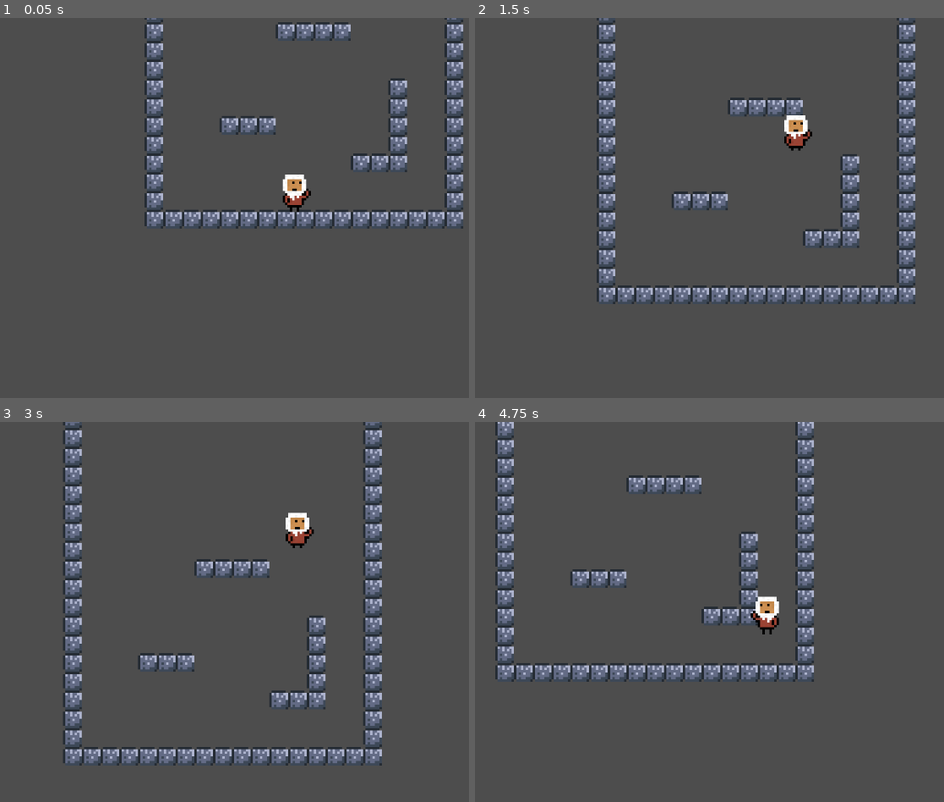
Above: before the commit, frames 1-4 (two rows, left to right).
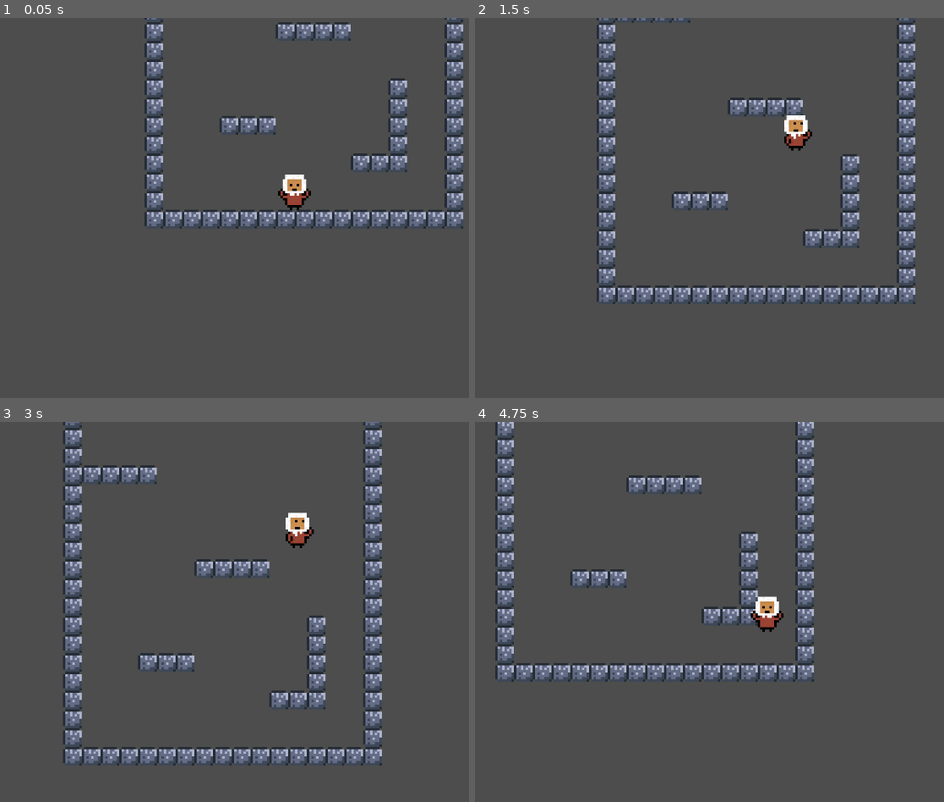
Above: after the commit, the same moments.

Repository: absmaa21/Icy_Jumper
Game: Godot game, scene res://scenes/prototype_world.tscn
The game is run twice, just before and just after one commit, with the same random seed, the same clock (stepped at 60 frames per second) and the same inputs.
Inputs:
- Up to frame 1 (0.05 s): no input
- Up to frame 2 (1.5 s): hold Space (jump) 0.53-1.28 s; hold D (right) from 0.53 s (still down); tap Space (jump) at 1.35 s
- Up to frame 3 (3 s): tap Space (jump) at 1.52, 1.82, 2.85 s; release D (right) at 2.03 s; hold A (left) 2.03-2.78 s; hold Space (jump) 2.03-2.78 s; hold D (right) from 2.78 s (still down)
- Up to frame 4 (4.75 s): tap Space (jump) at 3.02, 3.32, 4.35, 4.52 s; hold Space (jump) 3.53-4.28 s; release D (right) at 4.28 s; hold A (left) from 4.28 s (still down)

The runs differ from the first frame. In frame 1, 0.1% of the frame differs, in the area x 59-65%, y 42-52%; in frame 2, less than 0.1%; in frame 3, 0.6%, in the area x 17-34%, y 11-17%; in frame 4, 0.1%.

Commit message:
Add sounds/music/ambient
Sounds: Player jump & fall from high
Music: Cave Theme
Ambient: Water dripping & dungeon ambient

Diff:
--- /dev/null
+++ b/default_bus_layout.tres
@@ -0,0 +1,21 @@
+[gd_resource type="AudioBusLayout" format=3 uid="uid://bwnm60h74loia"]
+
+[resource]
+bus/1/name = &"Music"
+bus/1/solo = false
+bus/1/mute = false
+bus/1/bypass_fx = false
+bus/1/volume_db = -10.0741
+bus/1/send = &"Master"
+bus/2/name = &"Ambient"
+bus/2/solo = false
+bus/2/mute = false
+bus/2/bypass_fx = false
+bus/2/volume_db = -10.0741
+bus/2/send = &"Master"
+bus/3/name = &"Sound Effects"
+bus/3/solo = false
+bus/3/mute = false
+bus/3/bypass_fx = false
+bus/3/volume_db = -8.39965
+bus/3/send = &"Master"
--- a/scenes/player.tscn
+++ b/scenes/player.tscn
@@ -1,7 +1,9 @@
-[gd_scene load_steps=12 format=3 uid="uid://c2hmw8gdicq0n"]
+[gd_scene load_steps=15 format=3 uid="uid://c2hmw8gdicq0n"]
 
 [ext_resource type="Script" path="res://scripts/player.gd" id="1_ysyla"]
-[ext_resource type="Texture2D" uid="uid://ch8sopoeaatng" path="res://assets/sprites/mc-sheet.png" id="2_yeu3v"]
+[ext_resource type="Texture2D" uid="uid://ch8sopoeaatng" path="res://assets/sprites/MC-Sheet.png" id="2_yeu3v"]
+[ext_resource type="AudioStream" uid="uid://d2gfltf0f1hyd" path="res://assets/sounds/jump.wav" id="3_nrry2"]
+[ext_resource type="AudioStream" uid="uid://beku7q8hqayio" path="res://assets/sounds/fall.wav" id="4_a8t4q"]
 
 [sub_resource type="AtlasTexture" id="AtlasTexture_awl63"]
 atlas = ExtResource("2_yeu3v")
@@ -10,6 +12,10 @@
 [sub_resource type="AtlasTexture" id="AtlasTexture_kxulh"]
 atlas = ExtResource("2_yeu3v")
 region = Rect2(80, 0, 16, 16)
+
+[sub_resource type="AtlasTexture" id="AtlasTexture_doc5a"]
+atlas = ExtResource("2_yeu3v")
+region = Rect2(112, 0, 16, 16)
 
 [sub_resource type="AtlasTexture" id="AtlasTexture_3d4i5"]
 atlas = ExtResource("2_yeu3v")
@@ -51,6 +57,14 @@
 }, {
 "frames": [{
 "duration": 1.0,
+"texture": SubResource("AtlasTexture_doc5a")
+}],
+"loop": true,
+"name": &"fell_from_high",
+"speed": 5.0
+}, {
+"frames": [{
+"duration": 1.0,
 "texture": SubResource("AtlasTexture_3d4i5")
 }, {
 "duration": 1.0,
@@ -58,7 +72,7 @@
 }],
 "loop": true,
 "name": &"idle",
-"speed": 5.0
+"speed": 4.0
 }, {
 "frames": [{
 "duration": 1.0,
@@ -90,9 +104,26 @@
 [node name="AnimatedSprite2D" type="AnimatedSprite2D" parent="."]
 position = Vector2(0, -7)
 sprite_frames = SubResource("SpriteFrames_n7jxe")
-animation = &"fall"
+animation = &"idle"
 autoplay = "idle"
 
 [node name="CollisionShape2D" type="CollisionShape2D" parent="."]
 position = Vector2(0, -7)
 shape = SubResource("CapsuleShape2D_565pu")
+
+[node name="FallTime" type="Timer" parent="."]
+wait_time = 0.6
+one_shot = true
+
+[node name="Sounds" type="Node" parent="."]
+
+[node name="Jump" type="AudioStreamPlayer" parent="Sounds"]
+stream = ExtResource("3_nrry2")
+bus = &"Sound Effects"
+
+[node name="FallOntoGround" type="AudioStreamPlayer" parent="Sounds"]
+stream = ExtResource("4_a8t4q")
+volume_db = -8.0
+bus = &"Sound Effects"
+
+[connection signal="timeout" from="FallTime" to="." method="_on_fall_time_timeout"]
--- a/scenes/prototype_world.tscn
+++ b/scenes/prototype_world.tscn
@@ -1,7 +1,10 @@
-[gd_scene load_steps=5 format=3 uid="uid://dmpgq7f1di0ry"]
+[gd_scene load_steps=8 format=3 uid="uid://dmpgq7f1di0ry"]
 
 [ext_resource type="PackedScene" uid="uid://c2hmw8gdicq0n" path="res://scenes/player.tscn" id="1_3yl0q"]
 [ext_resource type="Texture2D" uid="uid://c00ya8hlifgwa" path="res://assets/sprites/world_tileset_x16.png" id="2_7v2mq"]
+[ext_resource type="AudioStream" uid="uid://djsi8yge4q0sp" path="res://assets/music/cave_theme.ogg" id="3_nsx0m"]
+[ext_resource type="AudioStream" uid="uid://dcxyut0tag38d" path="res://assets/music/water_dripping_loop.wav" id="4_jltr8"]
+[ext_resource type="AudioStream" uid="uid://b2pd4tbwjly2p" path="res://assets/music/dungeon_ambient.ogg" id="5_0dqad"]
 
 [sub_resource type="TileSetAtlasSource" id="TileSetAtlasSource_4rlq6"]
 texture = ExtResource("2_7v2mq")
@@ -421,4 +424,22 @@
 [node name="TileMap" type="TileMap" parent="."]
 tile_set = SubResource("TileSet_5fmd6")
 format = 2
-layer_0/tile_data = PackedInt32Array(65532, 393216, 1, 65533 …(1266 unchanged characters)… , -393211, 393216, 1, -458747, 393216, 1)
+layer_0/tile_data = PackedInt32Array(65532, 393216, 1, 65533 …(1266 unchanged characters)… , -393211, 393216, 1, -458747, 393216, 1, -917511, 393216, 1, -917510, 393216, 1, -917509, 393216, 1, -917508, 393216, 1, -1310720, 393216, 1, -1310719, 393216, 1, -1310718, 393216, 1, -1310717, 393216, 1, -1310716, 393216, 1)
+
+[node name="Music" type="AudioStreamPlayer" parent="."]
+stream = ExtResource("3_nsx0m")
+volume_db = -10.0
+autoplay = true
+bus = &"Music"
+
+[node name="WaterDripping" type="AudioStreamPlayer" parent="."]
+stream = ExtResource("4_jltr8")
+volume_db = -30.0
+autoplay = true
+bus = &"Ambient"
+
+[node name="DungeonAmbient" type="AudioStreamPlayer" parent="."]
+stream = ExtResource("5_0dqad")
+volume_db = -20.0
+autoplay = true
+bus = &"Ambient"
--- a/scripts/player.gd
+++ b/scripts/player.gd
@@ -13,15 +13,29 @@
 var is_jump_loading = false
 var deltaTimeSinceStart = 0
 var changedDirectionInAir = false
+var isFallingFromHigh = false
 
 @onready var animated_sprite = $AnimatedSprite2D
+@onready var fall_time = $FallTime
+
+@onready var jump_sound = $Sounds/Jump
+@onready var fall_onto_ground_sound = $Sounds/FallOntoGround
 
 
 func _physics_process(delta):
 	# Add the gravity.
 	if not is_on_floor():
-		animated_sprite.play("jump")
+		if velocity.y < 0: # is jumping
+			animated_sprite.play("jump")
+		elif velocity.y > 0: # is falling
+			if fall_time.is_stopped() or fall_time.paused:
+				fall_time.start()
+			animated_sprite.play("fall")
 		velocity.y += gravity * delta
+
+	# Handle Landing
+	if is_on_floor() and isFallingFromHigh:
+		handleLandingEffects()
 
 	# Handle jump.
 	if Input.is_action_pressed("jump") and is_on_floor():
@@ -34,6 +48,7 @@
 		var jump_power = clamp(deltaTimeSinceStart, min_jump_charge_time, max_jump_charge_time)
 		velocity.y = jump_velocity * jump_power
 		deltaTimeSinceStart = 0
+		jump_sound.play()
 
 	# Handle air movement
 	if not is_on_floor() and (Input.is_action_just_pressed("left") or Input.is_action_just_pressed("right")):
@@ -44,7 +59,6 @@
 	changeSpriteDirection(direction)
 	if is_on_floor() and not deltaTimeSinceStart > 0:
 		resetMoveVelocity()
-		animated_sprite.play("idle")
 	elif not is_jump_loading and not is_on_floor():
 		if direction:
 			if changedDirectionInAir:
@@ -56,11 +70,23 @@
 
 	move_and_slide()
 
+func handleLandingEffects():
+	if isFallingFromHigh:
+		fall_onto_ground_sound.play()
+		animated_sprite.play("fell_from_high")
+	isFallingFromHigh = false
+
 func resetMoveVelocity():
+	if animated_sprite.animation != 'fell_from_high' and not is_jump_loading:
+		animated_sprite.play("idle")
 	velocity.x = 0
 	changedDirectionInAir = false
+	fall_time.stop()
 
 func changeSpriteDirection(direction):
+	if animated_sprite.animation == 'fell_from_high':
+		return
+
 	if animated_sprite.flip_h:
 		if direction <= 0:
 			animated_sprite.flip_h = true
@@ -72,3 +98,6 @@
 			animated_sprite.flip_h = false
 		else:
 			animated_sprite.flip_h = true
+
+func _on_fall_time_timeout():
+	isFallingFromHigh = true
Not shown, added: assets/music/cave_theme.ogg.import
Not shown, added: assets/music/dungeon_ambient.ogg.import
Not shown, added: assets/music/menu_theme.mp3.import
Not shown, added: assets/music/water_dripping_loop.wav.import
Not shown, added: assets/sounds/Menu Selection Click.wav.import
Not shown, added: assets/sounds/fall.wav.import
Not shown, added: assets/sounds/freeze.wav.import
Not shown, added: assets/sounds/jump.wav.import
Not shown, changed: assets/sprites/MC-Sheet.png.import
Binary file added: assets/sprites/cave-tileset.png
Not shown, added: assets/sprites/cave-tileset.png.import
Binary file added: files/cave-tileset.aseprite
(and 10 more such lines)
